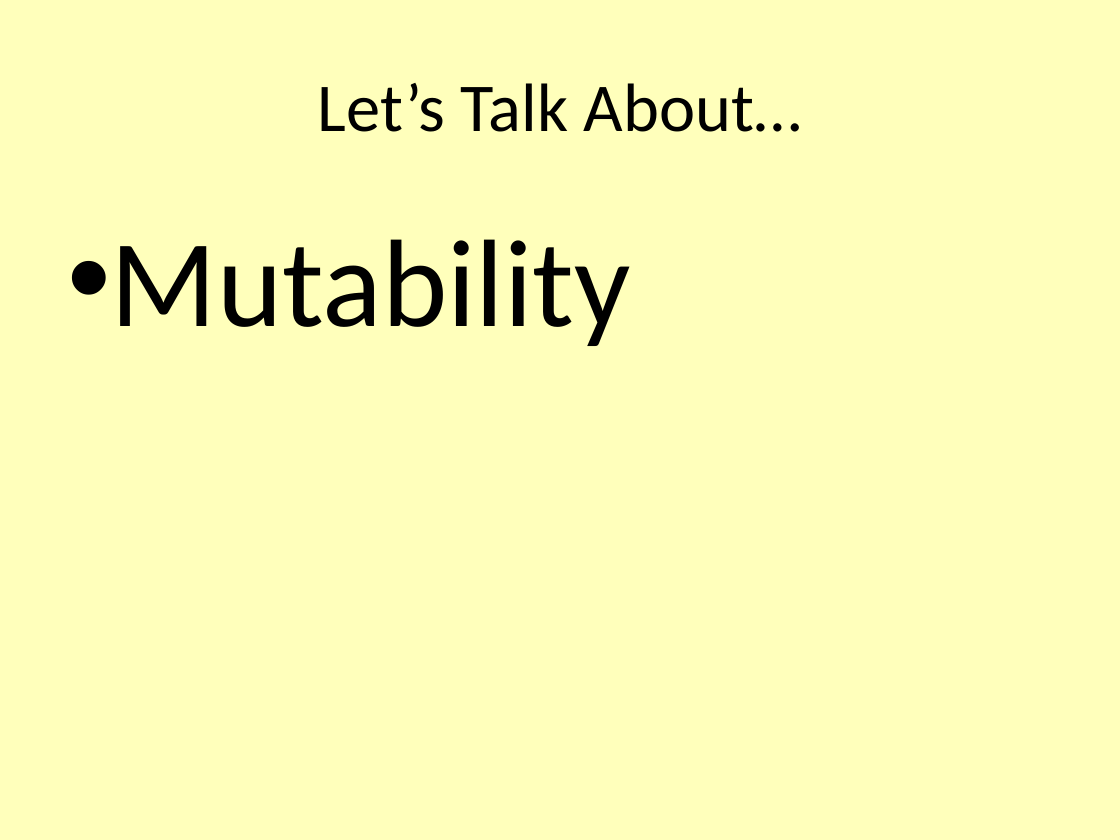
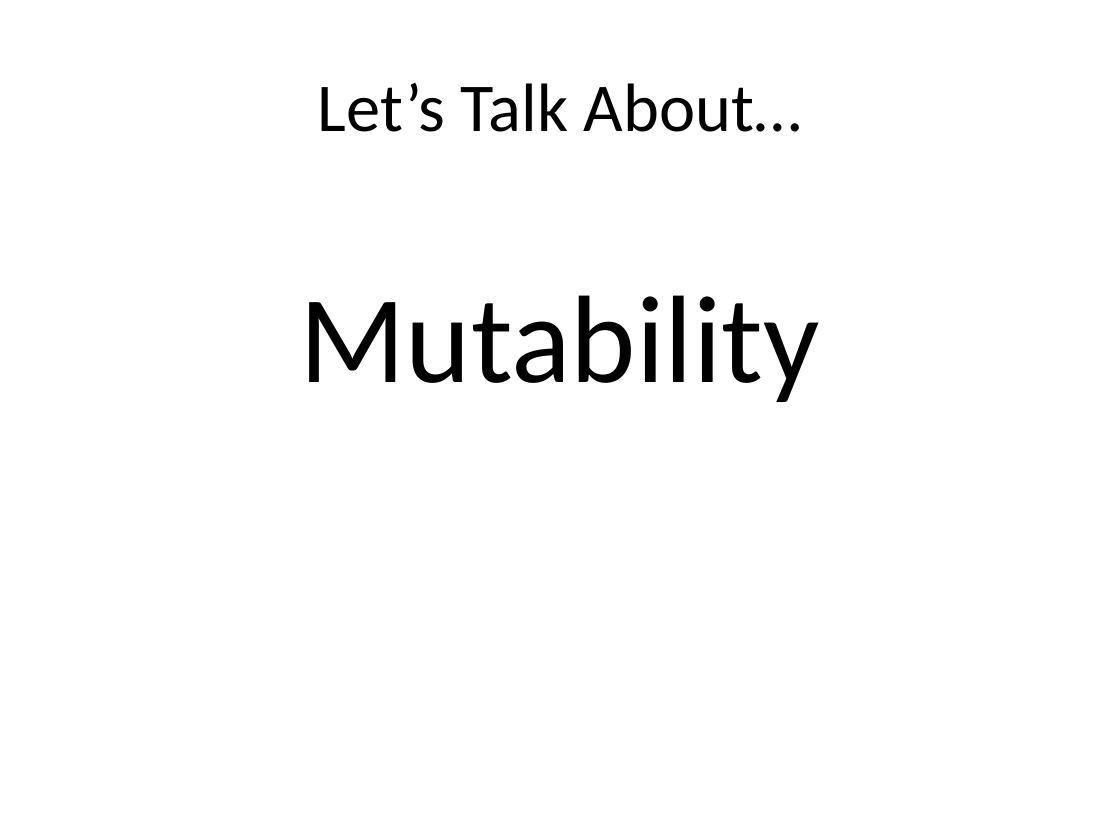
Before and after one commit to vcsjones/Presentations, a slide deck: slide 12 of RCC.2010.2/F.pptx (slide 8 before the commit). Drawn at 1120x840 pixels with LibreOffice and Linux fonts; fonts in the diff are those of the drawing; background and template pictures are left out. Boxes give left, top, right and bottom in pixels: in the first picture for what was removed or moved away, otherwise in the second. Text is boxed around its words. In the diff, an @@ line names an element or a change of style, - is before the commit and + after.

```diff
--- a/RCC.2010.2/F.pptx
+++ b/RCC.2010.2/F.pptx
@@ background #FFFFBB to #FFFFFF @@
@@ text "Mutability": place and size @@
-text "Mutability" at [111,239,631,346]
+text "Mutability" at [300,295,820,402]
@@ text "Mutability" at [300,295,820,402]: alignment left to centre; bullet • to none @@
```
Also in this commit, not shown: 11 other slides changed, 5 slides added, 11 other files.
